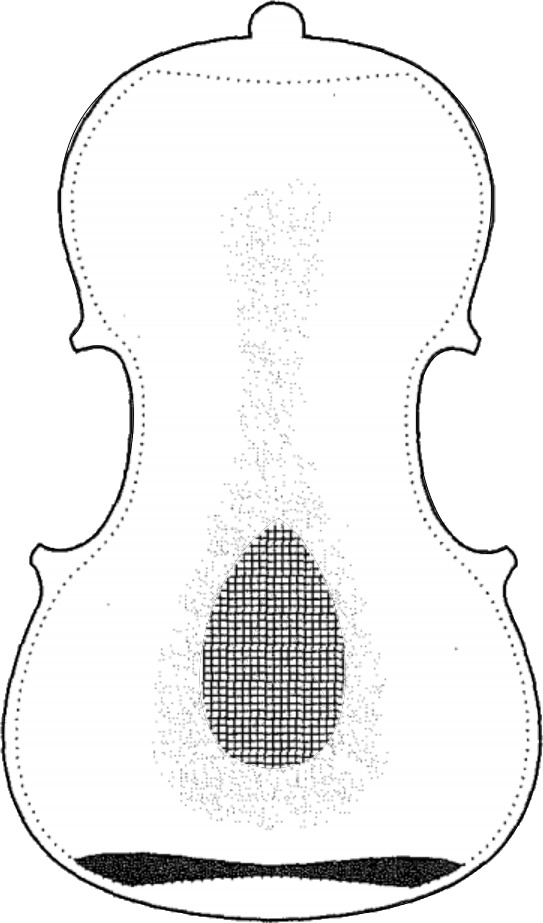
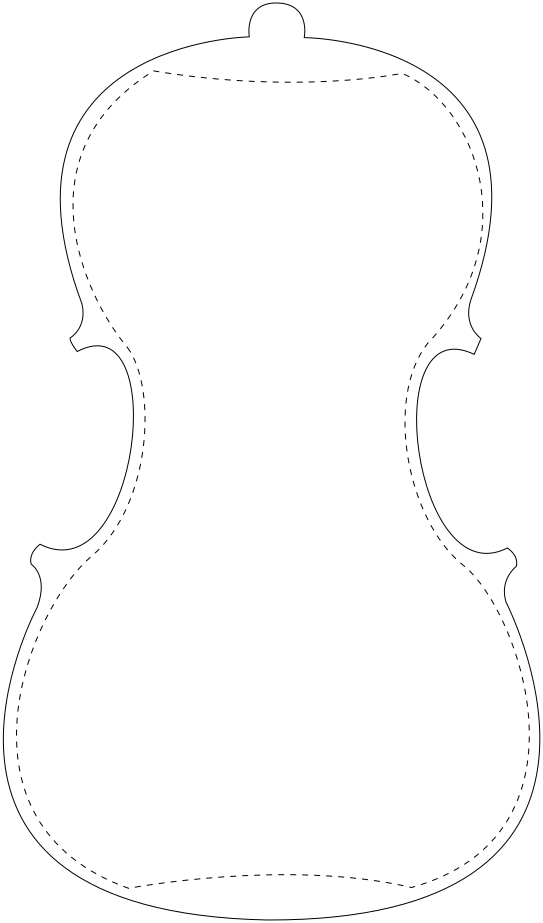
Comparing the layer stacks of the two (543, 923) images. Changes:
added layer "plate inner contour" above "plate" over [16, 70, 530, 889]
painted on "plate" over [199, 518, 346, 769]
hid "back #2.png" over [0, 0, 543, 923]
showed "bg" over [0, 0, 543, 923]
